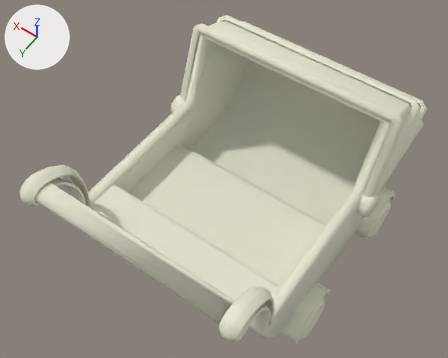
An edit to the FBX model Assets/ART/Models/Carts/Cart_6.fbx, drawn before and after from the same camera.
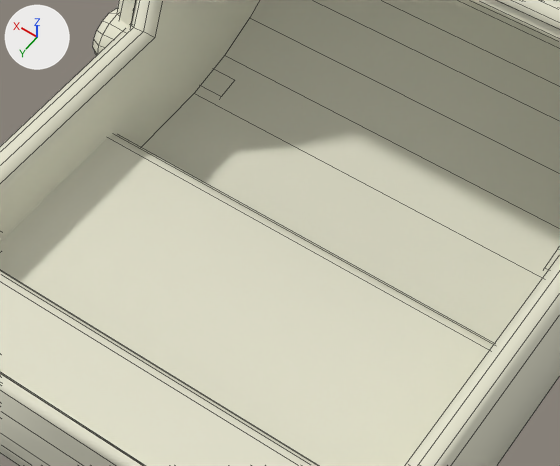
The first picture shows the older version from a camera (50 mm lens) standing at (-1.62, 2.62, 4.58) and looking at (0.12, 0.19, 0.76). The close-ups show the older and then the newer version on the part from 30% to 79% of the width and 26% to 76% of the height of that picture. Only the edits that show in the close-ups are written down. The axes (+X, +Y, +Z) are drawn at upper left. The lights are the same throughout. The close-ups show mesh edges as thin lines. Where no turn or scale is listed for an object, it has been applied to the vertices.

The older version as bpy lines, for what is in view:
```python
me_cube_003 = bpy.data.meshes.new('Cube.003')
me_cube_003.from_pydata(...)  # 1088 vertices, 800 faces; spans x -0.98..0.98, y -1.22..1.47, z 0.01..1.5
me_cube_003.materials.append(mat_material_003)  # its picture is missing
ob_cube_002 = bpy.data.objects.new('Cube.002', me_cube_003)
ob_cube_002.location = (0.0, 0.0, 0.0)
```
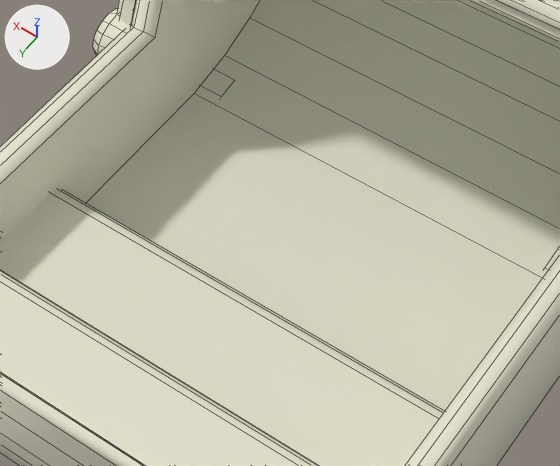
The newer file is also turned or shifted as a whole; pictures and numbers use the older file's frame.

The change in detail:
me_cube_003 has 1088 vertices, 800 faces and spans x -0.98..0.98, y -1.22..1.47, z 0.01..1.5.
me_cube_003 is used by ob_cube_002; location (0.0, 0.0, 0.0).
me_cube_003 part 1: all 10 vertices in x -0.78..0.75, y -0.04..0.02, z 0.28..0.6 are moved by (0.0, 0.29, 0.0).

Pixel boxes (x1, y1, x2, y2) of what changed, in the close-ups (560 x 466 px; the box of a moved part takes in the faces that stretch with it):
part 1 of me_cube_003, moved or reshaped
    before: (0, 134, 494, 466)
    after: (0, 189, 445, 466)
